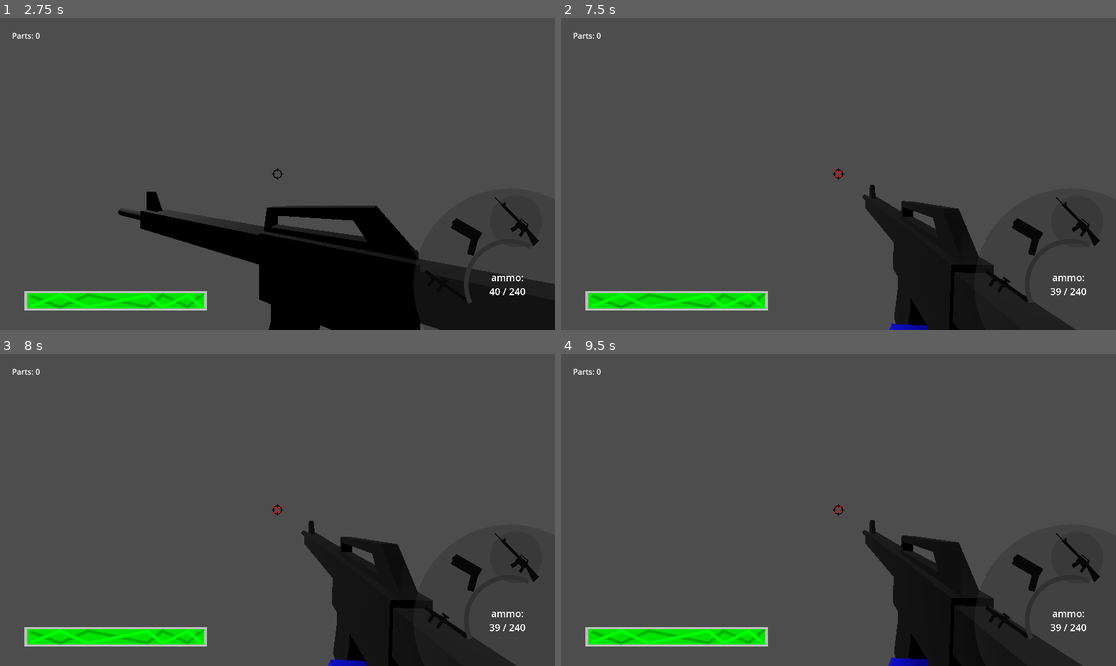
Above: before the commit, frames 1-4 (two rows, left to right).
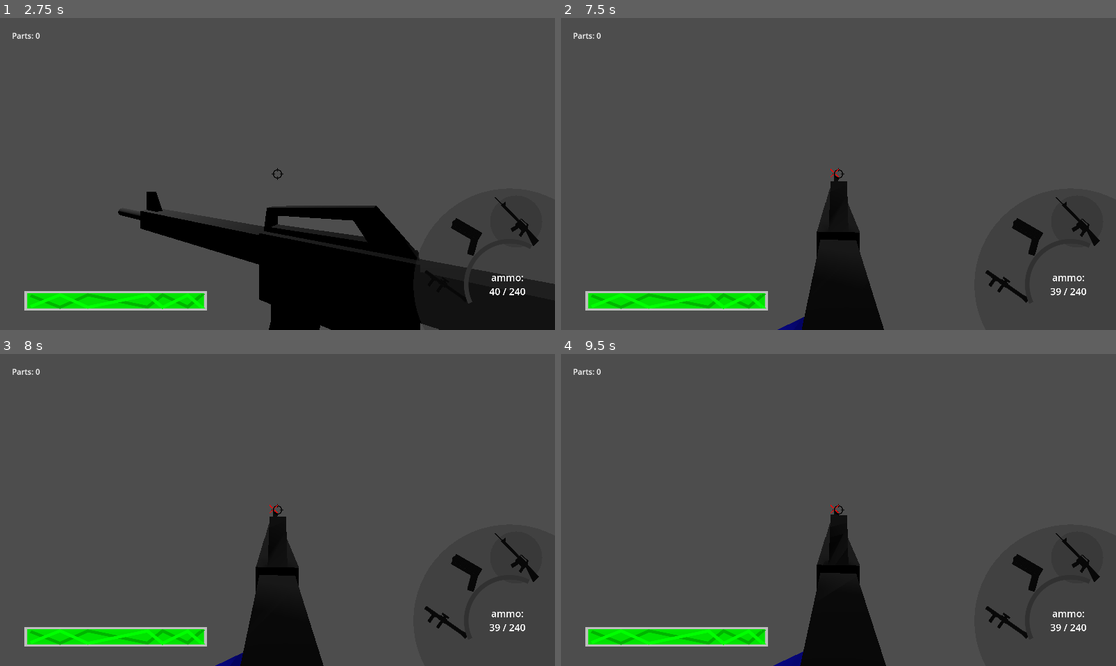
Above: after the commit, the same moments.

Repository: KellyBringino/FirstPersonShooterTest
Game: Godot game, scene res://UI/MainMenu.tscn
Same seed, same stepped clock (60 frames per second), same inputs: the game is played once before the commit and once after it.
Inputs (mouse positions are in pixels of both pictures, inside the frame that each line leads up to):
- Up to frame 1 (2.75 s): click "Start" at 0.5 s; click "Start" at 1.25 s; tap Enter at 2 s; move the mouse to (305, 174) at 2.02 s; hold W (forward) from 2.03 s (still down); hold Shift (sprint) from 2.03 s (still down); tap Space (jump) at 2.27 s; right-click (305, 174) at 2.3 s
- Up to frame 2 (7.5 s): move the mouse to (810, 174) at 2.77 s; release Shift (sprint) at 2.78 s; right-click (810, 174) at 2.85 s; tap Space (jump) at 3.02, 4.52, 5.27, 6.02, 7.25 s; tap Shift (sprint) at 3.05, 4.55, 6.05 s; move the mouse to (849, 167) at 3.52 s; hold Ctrl (crouch) 3.53-4.28 s; right-click (849, 167) at 3.8 s; move the mouse to (832, 180) at 4.27 s; click (832, 180) at 4.35 s; move the mouse to (877, 177) at 5.02 s; hold Shift (sprint) 5.03-5.78 s; right-click (877, 177) at 5.3 s; tap Escape (pause) at 5.65 s; move the mouse to (672, 127) at 5.77 s; release W (forward) at 5.78 s; hold A (left) 5.78-6.5 s; tap F (weapon_swap) at 5.85 s; tap R (reload) at 6.4 s; click "Resume" at 6.5 s; move the mouse to (844, 174) at 7.27 s; hold W (forward) from 7.28 s (still down); hold Right mouse button (ads, bound only after the commit) from 7.28 s (still down)
- Up to frame 3 (8 s): keep holding W (forward); keep holding Right mouse button (ads, bound only after the commit)
- Up to frame 4 (9.5 s): move the mouse to (816, 503) at 8.02 s; release W (forward) at 8.03 s; release Right mouse button (ads, bound only after the commit) at 8.03 s; hold D (right) 8.03-8.78 s; tap Shift (sprint) at 8.1 s; tap Space (jump) at 8.27, 9.02 s; move the mouse to (866, 510) at 8.77 s; hold W (forward) from 8.78 s (still down); hold Right mouse button (ads, bound only after the commit) from 8.78 s (still down)

Frame 1 is identical in both runs. In frame 2, 12% of the frame differs, in the area x 39-93%, y 48-100%; in frame 3, 12%; in frame 4, 13%, in the area x 38-94%, y 48-100%.

Commit message:
added basic ads

Diff:
--- a/Global/Game.gd
+++ b/Global/Game.gd
@@ -30,6 +30,7 @@
 	ammoMax = 240,\
 	reloadMult = 1.0,\
 	flinch = 0.2,\
+	adsOffset = -0.5,\
 	ammoCost = 1,\
 	upgradeCost = 600,\
 	magUpgradeCost = 400\
@@ -44,6 +45,7 @@
 	ammoMax = 18,\
 	reloadMult = 1.0,\
 	flinch = 1.0,\
+	adsOffset = 0.0,\
 	ammoCost = 20,\
 	upgradeCost = 600,\
 	magUpgradeCost = 800\
@@ -58,6 +60,7 @@
 	magsize = 10, \
 	reloadMult = 1.0,\
 	flinch = 0.2,\
+	adsOffset = 0.0,\
 	upgradeCost = 400,\
 	magUpgradeCost = 400\
 }
@@ -70,6 +73,7 @@
 	magsize = 6, \
 	reloadMult = 1.3,\
 	flinch = 0.8,\
+	adsOffset = 0.0,\
 	upgradeCost = 400,\
 	magUpgradeCost = 600\
 }
@@ -84,6 +88,7 @@
 	ammoMax = 4,\
 	reloadMult = 1.0,\
 	flinch = 0.0,\
+	adsOffset = 0.0,\
 	ammoCost = 40,\
 	upgradeCost = 1000,\
 	proj = rocketInstance\
--- a/Guns/Gun.gd
+++ b/Guns/Gun.gd
@@ -17,6 +17,7 @@
 var reserve : int
 var reserveMax : int
 var reloadMult : float
+var adsOffset : float
 var limited : bool = false
 var chambered : bool = true
 var reloading : bool = false
@@ -28,6 +29,7 @@
 	mag = object.magsize
 	MAG_MAX = object.magsize
 	reloadMult = object.reloadMult
+	adsOffset = object.adsOffset / 10.0
 	if object.ammoLimited:
 		limited = true
 		reserveMax = object.ammoMax
--- a/Player/Player.gd
+++ b/Player/Player.gd
@@ -27,6 +27,7 @@
 
 var holdingPrimary : bool = true
 var holdingHeavy : bool = false
+var ADS : bool = false
 var leadTrigger : bool = false
 var crouching : bool = false
 var leftStepNext : bool = false
@@ -73,6 +74,10 @@
 @onready var rightStrafeRaise = $StepTargetController/RightStrafeRayCast/RightRaiseTarget
 @onready var rightJump = $StepTargetController/RightJumpTarget
 @onready var leftJump = $StepTargetController/LeftJumpTarget
+@onready var primaryContainer = $CameraController/GunController/Weapon1
+@onready var secondaryContainer = $CameraController/GunController/Weapon2
+@onready var heavyContainer = $CameraController/GunController/Weapon3
+@onready var aimDownSightsRef = $CameraController/AimDownSightsRef
 
 func _ready():
 	maxHealth = Game.playerHealth
@@ -175,13 +180,14 @@
 			$ModelController/doll/RightLegTarget.global_rotation = rightJump\
 				.global_rotation
 
-	pointGun()
 
 	curMoveState = movestate.STANDING
 	if !Game.pauseCheck():
+		holdADS()
 		holdFireHeldGun()
 		move(delta)
 		updateCamera(delta)
+	pointGun()
 
 	if not is_on_floor():
 		curMoveState = movestate.JUMPING
@@ -232,6 +238,32 @@
 func releaseFireHeldGun():
 	if !sprinting:
 		heldGun.releaseFire()
+
+func holdADS():
+	if ADS && !sprinting:
+		var curgun
+		if holdingHeavy:
+			curgun = heavyContainer
+		else:
+			if holdingPrimary:
+				curgun = primaryContainer
+			else:
+				curgun = secondaryContainer
+		curgun.global_transform.origin = \
+			aimDownSightsRef.global_transform.origin
+		curgun.position += Vector3(0.0, curgun.get_child(0).adsOffset,0.0)
+
+func releaseADS():
+	pass
+	var curgun
+	if holdingHeavy:
+		curgun = heavyContainer
+	else:
+		if holdingPrimary:
+			curgun = primaryContainer
+		else:
+			curgun = secondaryContainer
+	curgun.position = Vector3(0.0,0.0,0.0)
 
 func reloadHeldGun():
 	heldGun.reload()
@@ -341,6 +373,7 @@
 
 func equipPrimary():
 	if primary != null:
+		releaseADS()
 		holdingPrimary = true
 		holdingHeavy = false
 		heldGun = primary
@@ -350,6 +383,7 @@
 		Game.equip(holdingHeavy,holdingPrimary)
 func equipSecondary():
 	if secondary != null:
+		releaseADS()
 		holdingPrimary = false
 		holdingHeavy = false
 		heldGun = secondary
@@ -359,6 +393,7 @@
 		Game.equip(holdingHeavy,holdingPrimary)
 func equipHeavy():
 	if heavy != null:
+		releaseADS()
 		holdingHeavy = true
 		heldGun = heavy
 		$CameraController/GunController/Weapon1.hide()
@@ -423,6 +458,12 @@
 		elif event.is_action_released("fire"):
 			leadTrigger = false
 
+		if event.is_action_pressed("ads"):
+			ADS = true
+		elif event.is_action_released("ads"):
+			ADS = false
+			releaseADS()
+
 		if event.is_action_pressed("reload"):
 			reloadHeldGun()
 
--- a/Player/Player.tscn
+++ b/Player/Player.tscn
@@ -119,6 +119,9 @@
 
 [node name="Weapon3" type="Node3D" parent="CameraController/GunController"]
 
+[node name="AimDownSightsRef" type="Node3D" parent="CameraController"]
+transform = Transform3D(1, 0, 0, 0, 1, 0, 0, 0, 1, 0, 0.143444, -0.306)
+
 [node name="ModelController" type="Node3D" parent="."]
 transform = Transform3D(-1, 0, -8.74228e-08, 0, 1, 0, 8.74228e-08, 0, -1, 0, 0, 0)
 
--- a/project.godot
+++ b/project.godot
@@ -113,6 +113,11 @@
 "events": [Object(InputEventKey,"resource_local_to_scene":false,"resource_name":"","device":-1,"window_id":0,"alt_press …(182 unchanged characters)…
 ]
 }
+ads={
+"deadzone": 0.5,
+"events": [Object(InputEventMouseButton,"resource_local_to_scene":false,"resource_name":"","device":-1,"window_id":0,"alt_pressed":false,"shift_pressed":false,"ctrl_pressed":false,"meta_pressed":false,"button_mask":2,"position":Vector2(90, 10),"global_position":Vector2(93, 42),"factor":1.0,"button_index":2,"canceled":false,"pressed":true,"double_click":false,"script":null)
+]
+}
 
 [layer_names]
 
